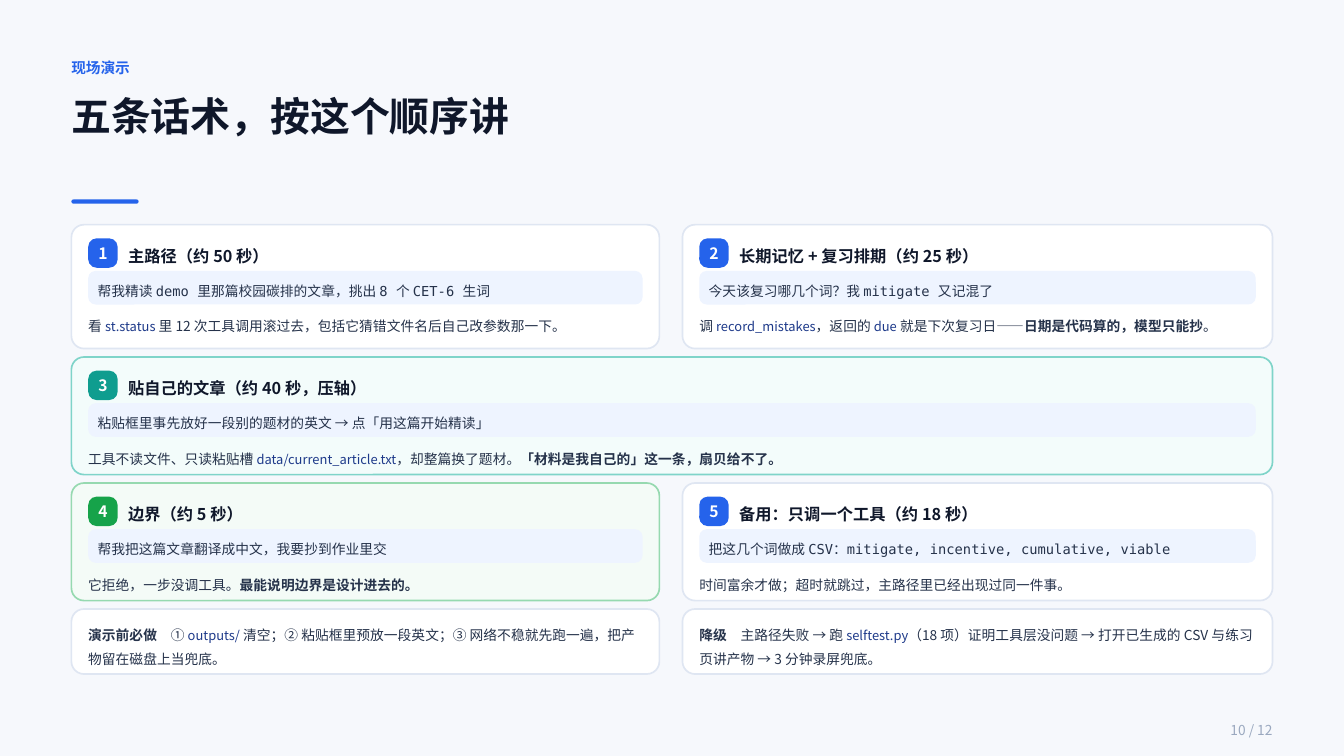
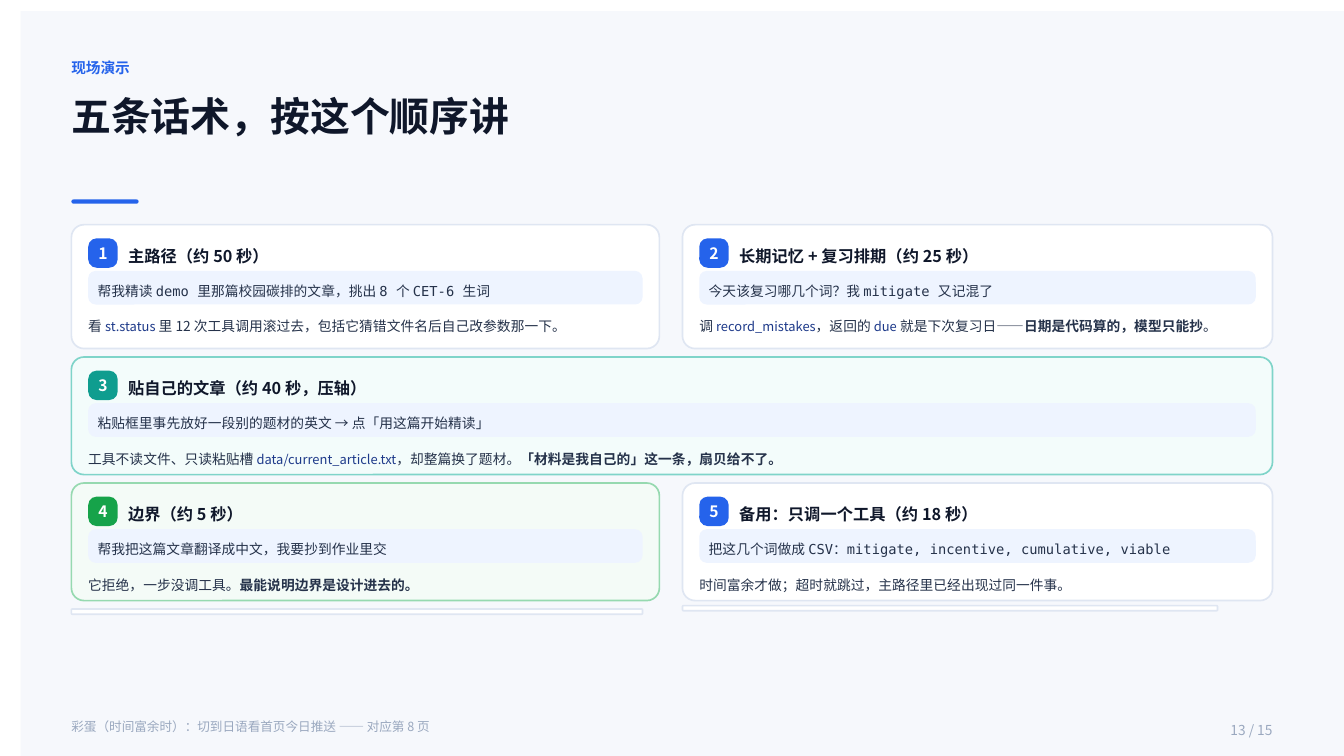
Before and after one commit to xy547/Personalweb, a slide deck: slide 13 of readcoach/答辩幻灯片.pptx (slide 10 before the commit). Drawn at 1344x756 pixels with LibreOffice and Linux fonts; fonts in the diff are those of the drawing. Boxes give left, top, right and bottom in pixels: in the first picture for what was removed or moved away, otherwise in the second. Text is boxed around its words. In the diff, an @@ line names an element or a change of style, - is before the commit and + after.

```diff
--- a/readcoach/答辩幻灯片.pptx
+++ b/readcoach/答辩幻灯片.pptx
@@ rectangle: place and size @@
-rectangle at <box>0,0,1344,756</box>
+rectangle at <box>20,11,1344,756</box>
@@ rounded rectangle: place and size @@
-rounded rectangle at <box>72,609,659,675</box>
+rounded rectangle at <box>72,609,643,614</box>
@@ text removed at <box>88,628,635,665</box> @@
-演示前必做 ① outputs/ 清空；② 粘贴框里预放一段英文；③ 网络不稳就先跑一遍，把产物留在磁盘上当兜底。
@@ rounded rectangle: place and size @@
-rounded rectangle at <box>683,609,1272,675</box>
+rounded rectangle at <box>683,606,1218,611</box>
@@ text removed at <box>699,628,1252,665</box> @@
-降级 主路径失败 → 跑 selftest.py（18 项）证明工具层没问题 → 打开已生成的 CSV 与练习页讲产物 → 3 分钟录屏兜底。
@@ text added at <box>71,720,430,732</box>, 9 pt, text #9AA8BF @@
+彩蛋（时间富余时）：切到日语看首页今日推送 —— 对应第 8 页
@@ text at <box>1230,725,1272,735</box>: text changed @@
-10 / 12
+13 / 15
```
Also in this commit, not shown: 11 other slides changed, 3 slides added, 4 other files.
